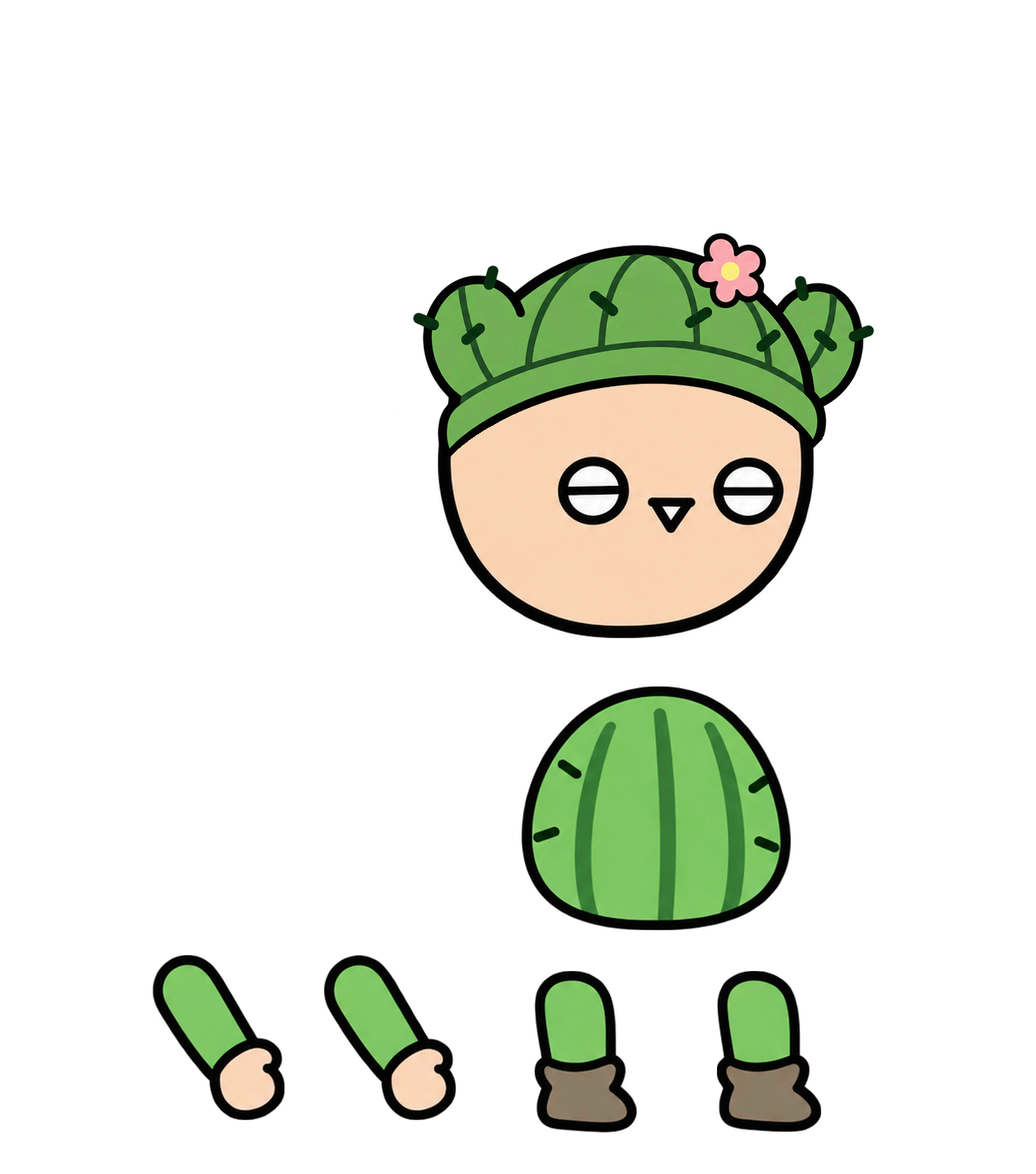
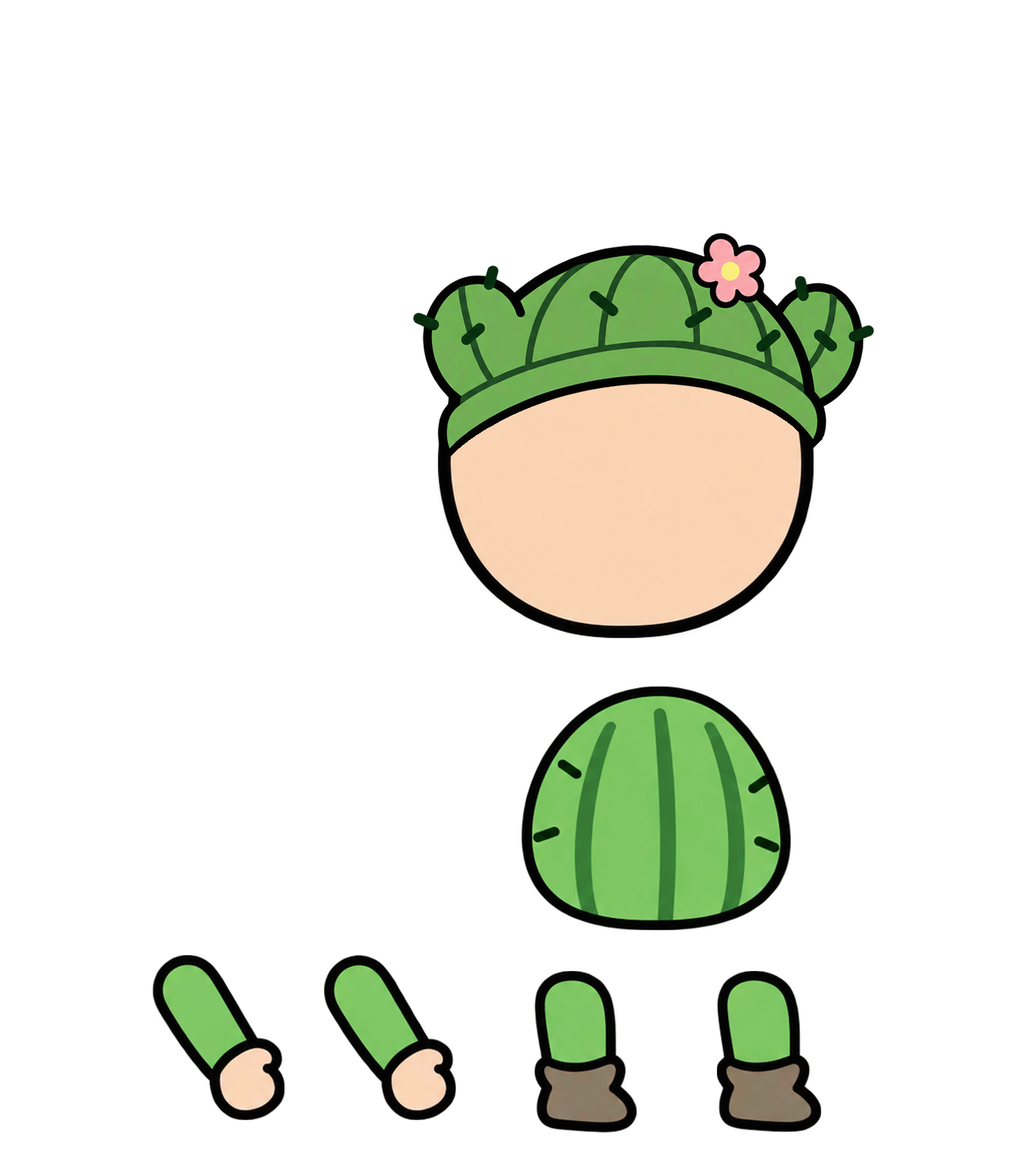
Layers edited between the first and the second (1036, 1174) image:
painted on "머리" over (549, 442, 801, 553)
